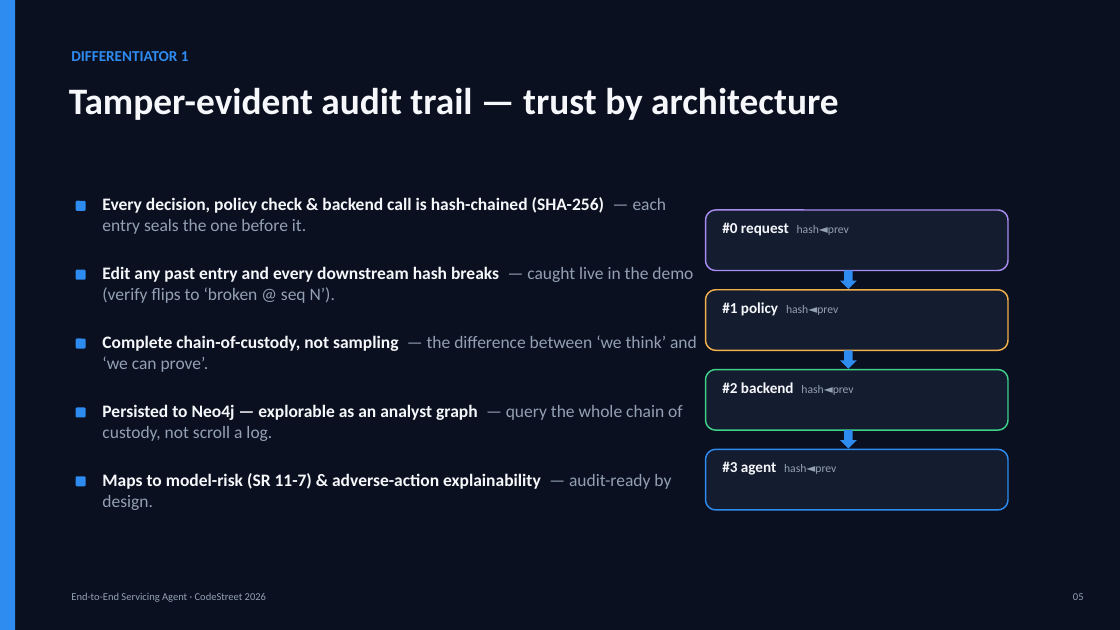
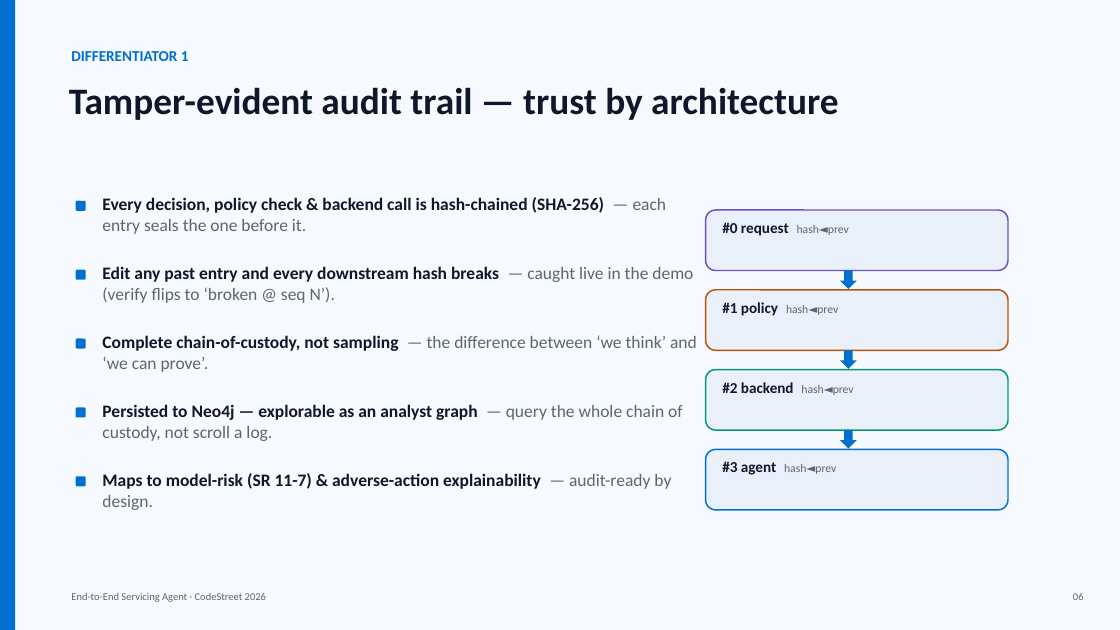
Before and after one commit to VaibhavDangaich/Codestreet_2026, a slide deck: slide 6 of deck/CodeStreet2026_Servicing_Agent.pptx (slide 5 before the commit). Drawn at 1120x630 pixels with LibreOffice and Linux fonts; fonts in the diff are those of the drawing. Boxes give left, top, right and bottom in pixels: in the first picture for what was removed or moved away, otherwise in the second. Text is boxed around its words. In the diff, an @@ line names an element or a change of style, - is before the commit and + after.

```diff
--- a/deck/CodeStreet2026_Servicing_Agent.pptx
+++ b/deck/CodeStreet2026_Servicing_Agent.pptx
@@ rectangle at <box>0,0,1120,630</box>: fill #0B1020 to #F6F9FD @@
@@ text "DIFFERENTIATOR 1" at <box>71,51,189,61</box>: text colour #2E8BF0 to #016FD0 @@
@@ text "Tamper-evident audit trail — trust ..." at <box>69,87,838,120</box>: text colour #F5F7FA to #0F172A @@
@@ text "Every decision, policy check & ..." at <box>102,197,667,234</box>: text colour #F5F7FA to #0F172A in "Every decision, policy check & backend call ..."; text colour #93A0B4 to #5B6673 in "— each entry seals the one before ..." @@
@@ rounded rectangle at <box>706,210,1008,271</box>: fill #141C30 to #E9F0F9; outline #A68BF0 1.25 pt to #6D4FC4 1.25 pt @@
@@ text "#0 request hash◄prev" at <box>722,222,849,236</box>: text colour #F5F7FA to #0F172A in "#0 request"; text colour #93A0B4 to #5B6673 in "hash◄prev" @@
@@ text "Edit any past entry and ..." at <box>102,266,693,303</box>: text colour #F5F7FA to #0F172A in "Edit any past entry and every downstream ..."; text colour #93A0B4 to #5B6673 in "— caught live in the demo (verify ..." @@
@@ rounded rectangle at <box>706,290,1008,350</box>: fill #141C30 to #E9F0F9; outline #F2B04B 1.25 pt to #B45309 1.25 pt @@
@@ text "#1 policy hash◄prev" at <box>722,302,838,316</box>: text colour #F5F7FA to #0F172A in "#1 policy"; text colour #93A0B4 to #5B6673 in "hash◄prev" @@
@@ text "Complete chain-of-custody, not sampling — ..." at <box>102,335,697,372</box>: text colour #F5F7FA to #0F172A in "Complete chain-of-custody, not sampling"; text colour #93A0B4 to #5B6673 in "— the difference between ‘we think’ and ..." @@
@@ rounded rectangle at <box>706,370,1008,430</box>: fill #141C30 to #E9F0F9; outline #3FD08A 1.25 pt to #059669 1.25 pt @@
@@ text "#2 backend hash◄prev" at <box>722,382,854,395</box>: text colour #F5F7FA to #0F172A in "#2 backend"; text colour #93A0B4 to #5B6673 in "hash◄prev" @@
@@ text "Persisted to Neo4j — explorable ..." at <box>102,404,683,441</box>: text colour #F5F7FA to #0F172A in "Persisted to Neo4j — explorable as an ..."; text colour #93A0B4 to #5B6673 in "— query the whole chain of custody, ..." @@
@@ fill #2E8BF0 to #016FD0 in 9 elements at <box>0,0,15,630</box>, <box>76,201,86,211</box>, <box>76,270,86,280</box>, <box>76,339,86,349</box>, <box>76,408,86,418</box>, <box>76,476,86,486</box>, <box>840,271,857,289</box>, <box>840,350,857,369</box>, <box>840,430,857,449</box> @@
@@ text "Maps to model-risk (SR 11-7) ..." at <box>102,473,671,510</box>: text colour #F5F7FA to #0F172A in "Maps to model-risk (SR 11-7) & adverse-action ..."; text colour #93A0B4 to #5B6673 in "— audit-ready by design." @@
@@ rounded rectangle at <box>706,450,1008,510</box>: fill #141C30 to #E9F0F9; outline #2E8BF0 1.25 pt to #016FD0 1.25 pt @@
@@ text "#3 agent hash◄prev" at <box>722,461,836,475</box>: text colour #F5F7FA to #0F172A in "#3 agent"; text colour #93A0B4 to #5B6673 in "hash◄prev" @@
@@ text "End-to-End Servicing Agent · CodeStreet ..." at <box>71,593,266,602</box>: text colour #93A0B4 to #5B6673 @@
@@ text at <box>1073,593,1084,600</box>: text changed; text colour #93A0B4 to #5B6673 @@
-05
+06
```
Also in this commit, not shown: 9 other slides changed, 1 slide added, 2 other files.
